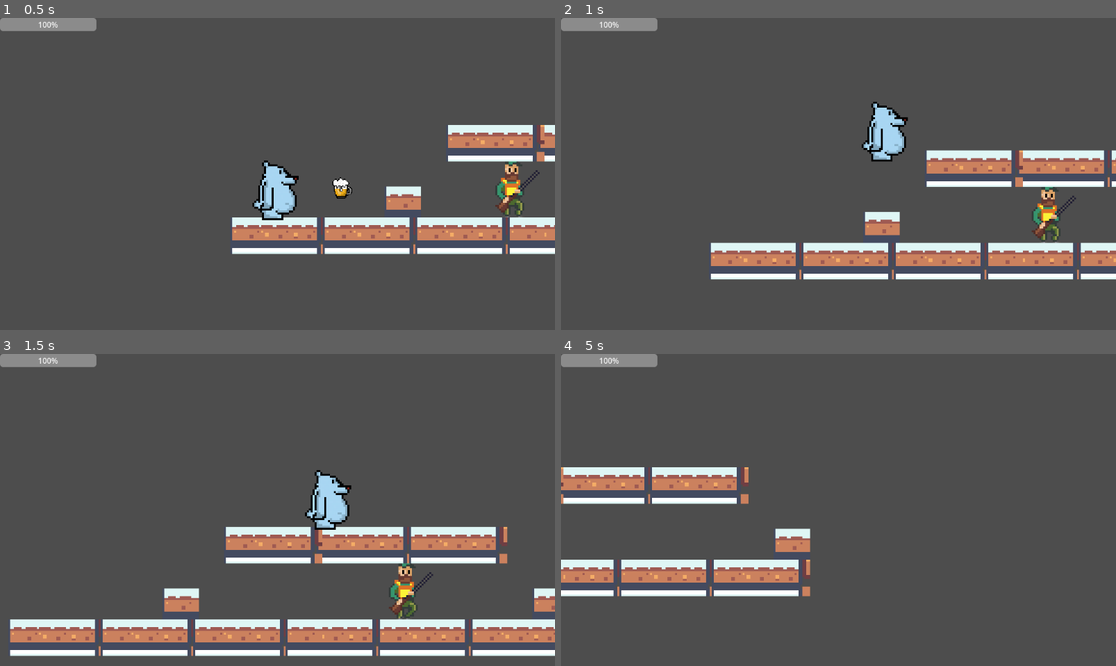
Above: before the commit, frames 1-4 (two rows, left to right).
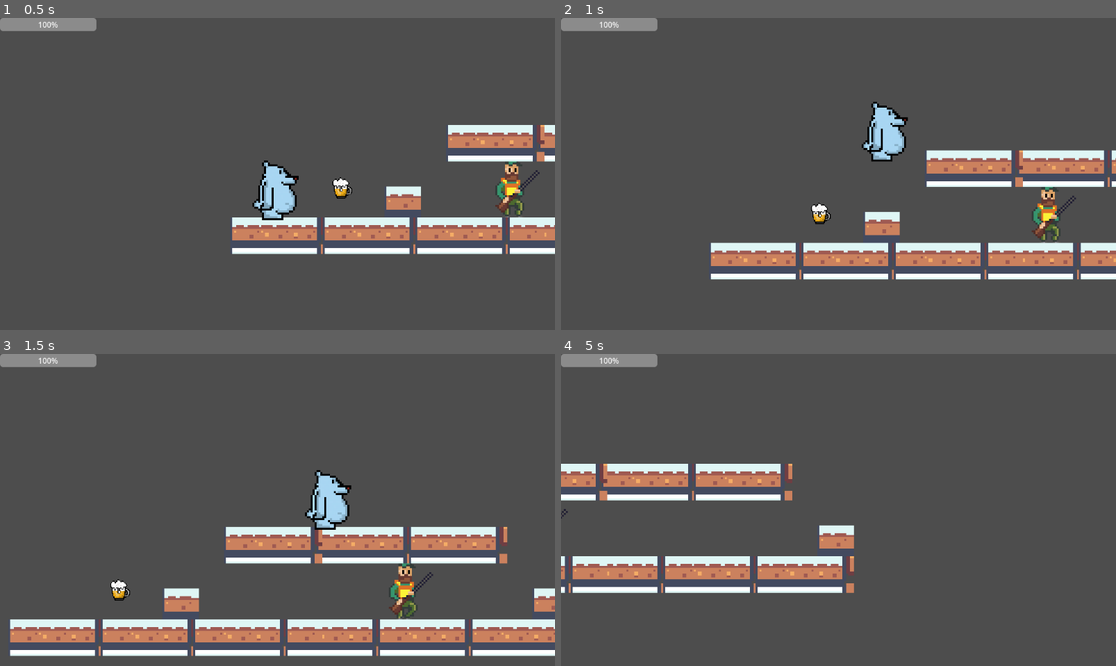
Above: after the commit, the same moments.

Repository: Oozudex/GameJam-BearBeer
Game: Godot game, scene res://Scene/game.tscn
Two runs of this game, one before a commit and one after it. Both use one fixed random seed, a clock stepped at 60 frames per second and the inputs below.
Inputs:
- Up to frame 1 (0.5 s): no input
- Up to frame 2 (1 s): hold Right (ui_right) from 0.53 s (still down); tap Up (ui_up) at 0.77 s
- Up to frame 3 (1.5 s): keep holding Right (ui_right)
- Up to frame 4 (5 s): tap Up (ui_up) at 1.52, 3.02, 3.77, 4.52 s; release Right (ui_right) at 2.03 s; hold Left (ui_left) 2.03-2.78 s; hold Right (ui_right) 2.78-4.28 s; hold Left (ui_left) from 4.28 s (still down)

Frame 1 is identical in both runs. In frame 2, 0.2% of the frame differs, in the area x 45-49%, y 59-67%; in frame 3, 0.2%; in frame 4, 8.7%, in the area x 0-53%, y 35-78%.

Commit message:
update icebox trigger

Diff:
--- a/Scene/IceZone.tscn
+++ b/Scene/IceZone.tscn
@@ -1,9 +1,9 @@
-[gd_scene load_steps=3 format=3 uid="uid://b0dgdi0rw8j5j"]
+[gd_scene load_steps=3 format=3 uid="uid://570td45f3mx2"]
 
 [ext_resource type="Script" uid="uid://8hme68t06ea" path="res://scripts/ice_zone.gd" id="1_a2yvp"]
 
 [sub_resource type="RectangleShape2D" id="RectangleShape2D_a2yvp"]
-size = Vector2(76, 20)
+size = Vector2(354.78772, 54.949486)
 
 [node name="IceZone" type="Area2D"]
 scale = Vector2(1.9110022, 3.96)
@@ -11,7 +11,8 @@
 script = ExtResource("1_a2yvp")
 
 [node name="CollisionShape2D" type="CollisionShape2D" parent="."]
-position = Vector2(16.5, 0)
+position = Vector2(-2.0931435, 1.0100994)
+scale = Vector2(1.0000004, 1.0000004)
 shape = SubResource("RectangleShape2D_a2yvp")
 
 [connection signal="body_entered" from="." to="." method="_on_body_entered"]
--- a/Scene/game.tscn
+++ b/Scene/game.tscn
@@ -255,6 +255,6 @@
 value = 100.0
 
 [node name="IceZone" parent="." instance=ExtResource("6_h8jt7")]
-position = Vector2(243, 99.99999)
+position = Vector2(243, 25.999985)
 
 [connection signal="timeout" from="Player/ColdTimer" to="Player" method="_on_cold_timer_timeout"]
--- a/Scene/player.tscn
+++ b/Scene/player.tscn
@@ -37,7 +37,6 @@
 
 [node name="Player" type="CharacterBody2D"]
 z_index = 5
-collision_layer = 2
 script = ExtResource("1_g2els")
 
 [node name="AnimatedSprite2D" type="AnimatedSprite2D" parent="."]
--- a/scripts/player.gd
+++ b/scripts/player.gd
@@ -89,3 +89,7 @@
 func _on_cold_timer_timeout() -> void:
 	print("cold tick:", temp)
 	remove_temp(cold_damage)
+
+
+func _on_ice_zone_body_entered(body: Node2D) -> void:
+	print("coucou from icebox in player")
Not shown: 1 places in Scene/game.tscn that only renumber resources
